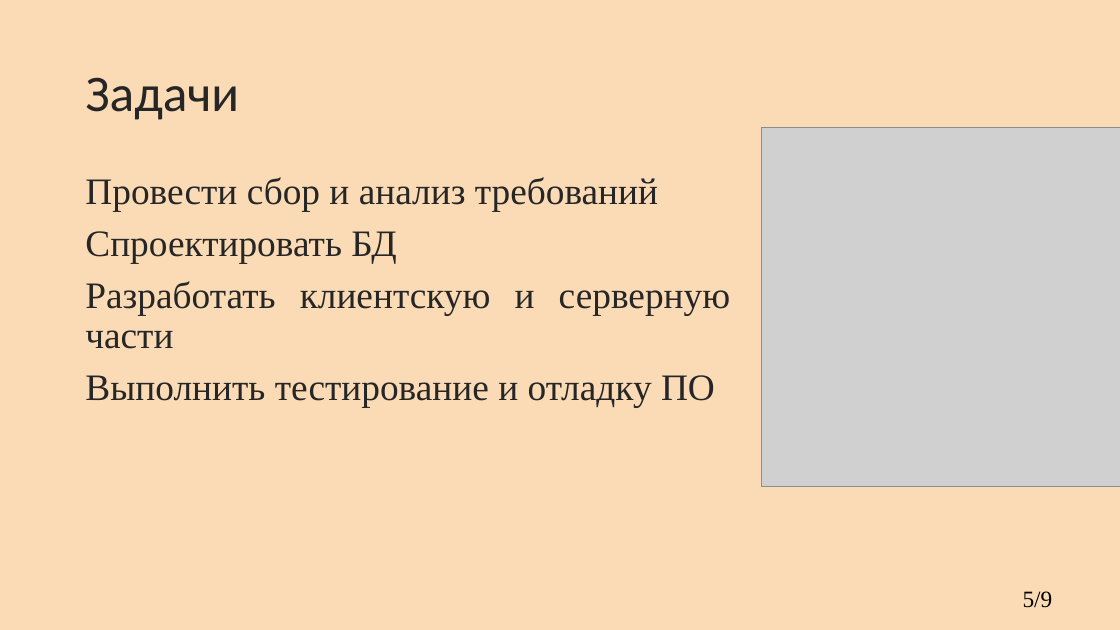
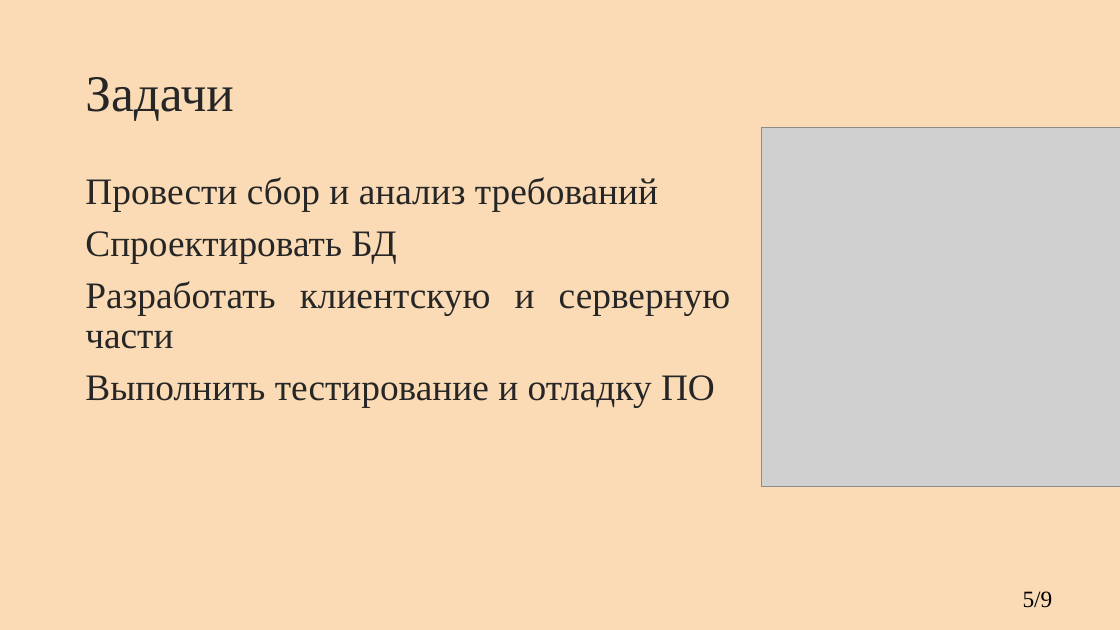
Before and after one commit to kkerra/CourseProject, a slide deck: slide 5 of кп.pptx. Drawn at 1120x630 pixels with LibreOffice and Linux fonts; fonts in the diff are those of the drawing; grey boxes stand for pictures; background and template pictures are left out. Boxes give left, top, right and bottom in pixels: in the first picture for what was removed or moved away, otherwise in the second. Text is boxed around its words. In the diff, an @@ line names an element or a change of style, - is before the commit and + after.

```diff
--- a/кп.pptx
+++ b/кп.pptx
@@ title "Задачи" at box(85, 77, 234, 121): font Calibri to Times New Roman @@
```
Also in this commit, not shown: 8 other slides changed, 1 other file.
